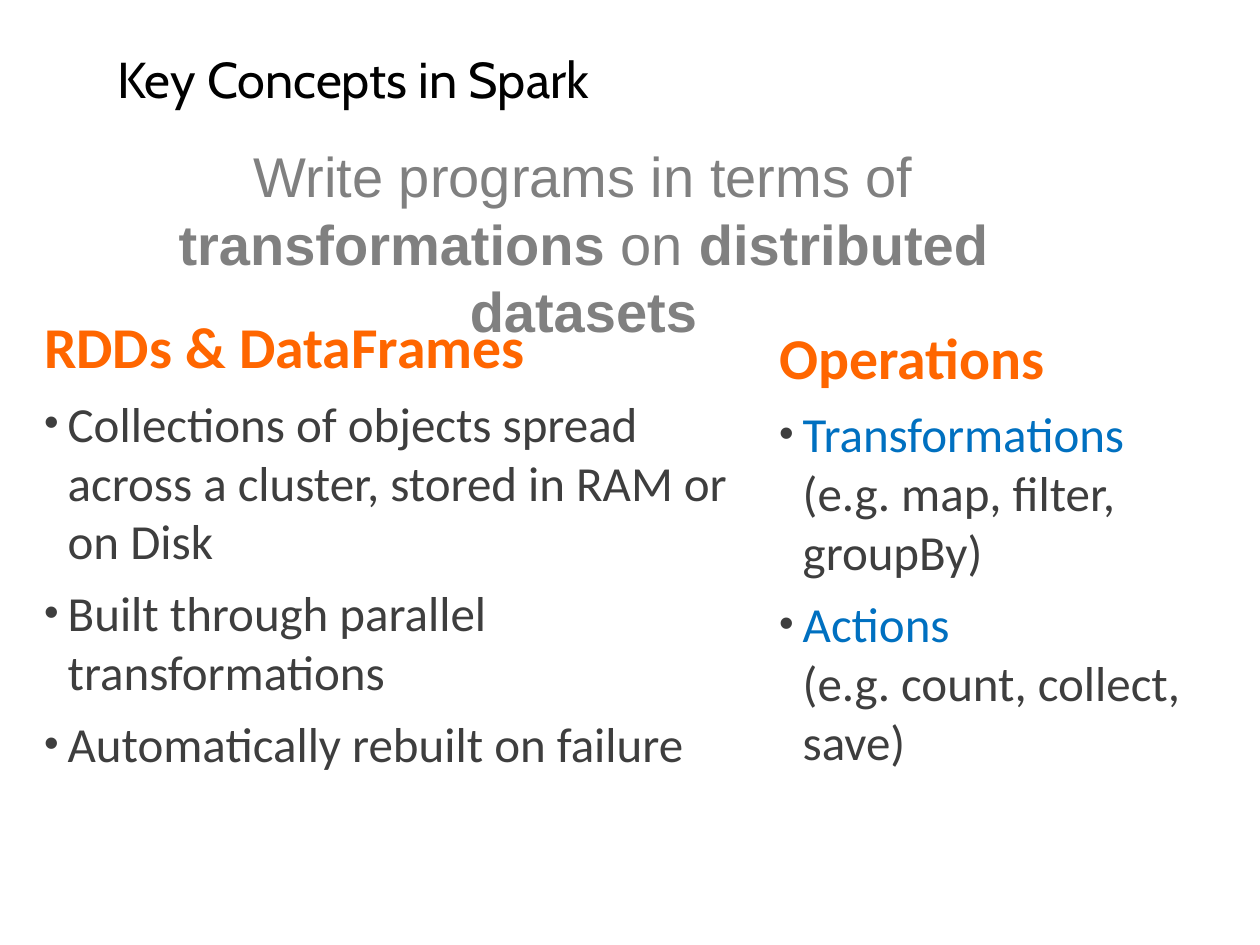
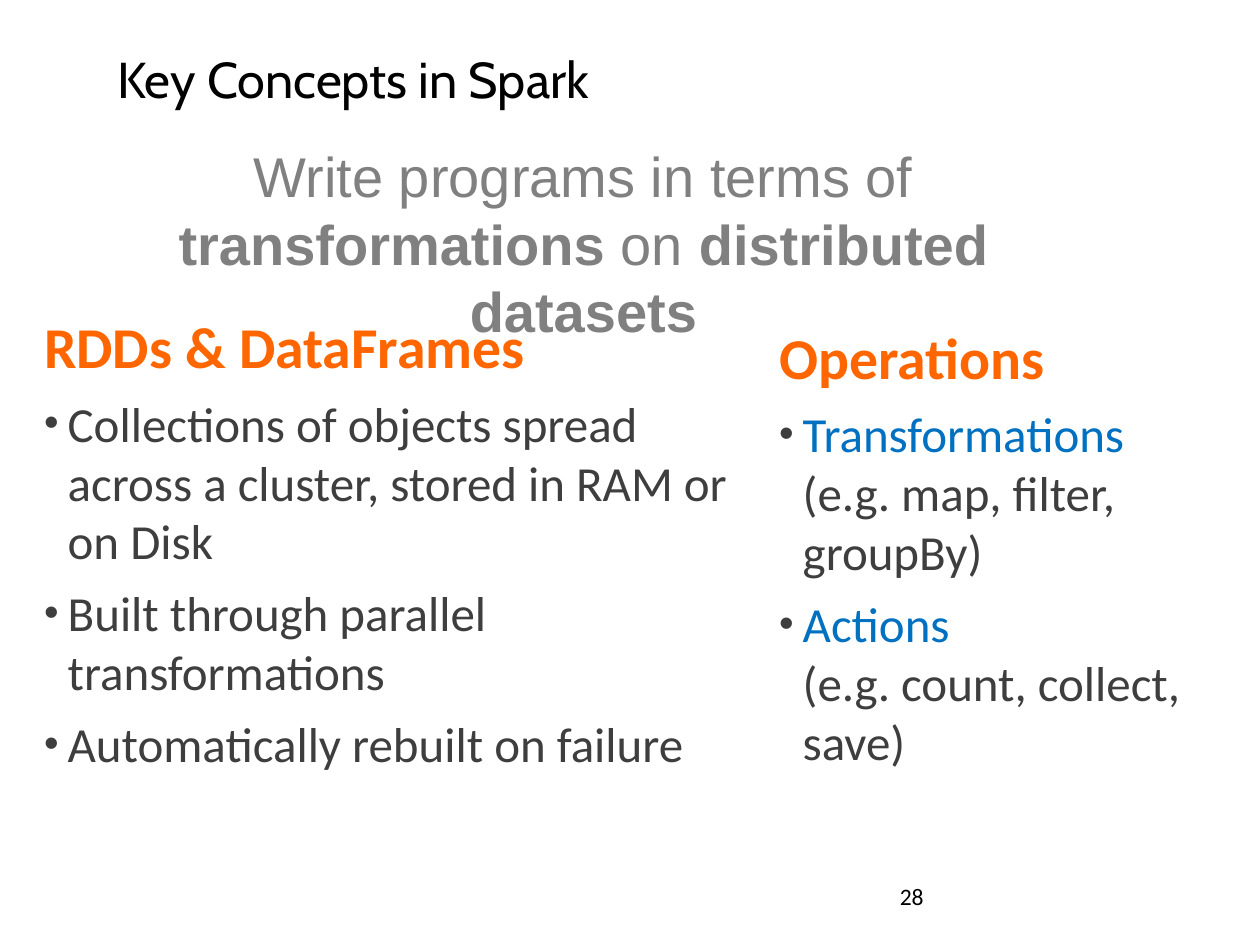
Before and after one commit to mahmoudparsian/big-data-modeling, a slide deck: slide 28 of slides/spark/pyspark/introduction_to_pyspark/2_Introduction_to_Spark.pptx. Drawn at 1260x945 pixels with LibreOffice and Linux fonts; fonts in the diff are those of the drawing. Boxes give left, top, right and bottom in pixels: in the first picture for what was removed or moved away, otherwise in the second. Text is boxed around its words. In the diff, an @@ line names an element or a change of style, - is before the commit and + after.

```diff
--- a/slides/spark/pyspark/introduction_to_pyspark/2_Introduction_to_Spark.pptx
+++ b/slides/spark/pyspark/introduction_to_pyspark/2_Introduction_to_Spark.pptx
@@ page number added at <box>900,889,924,905</box>, 13.5 pt, text #000000 @@
+28
```
Also in this commit, not shown: 3 other slides changed.
